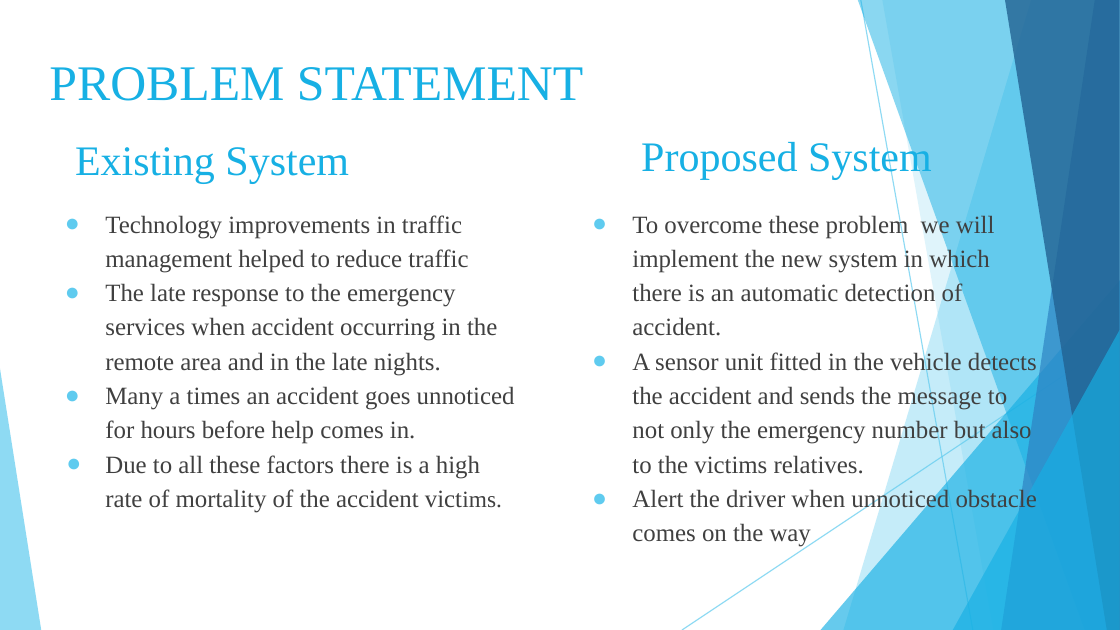
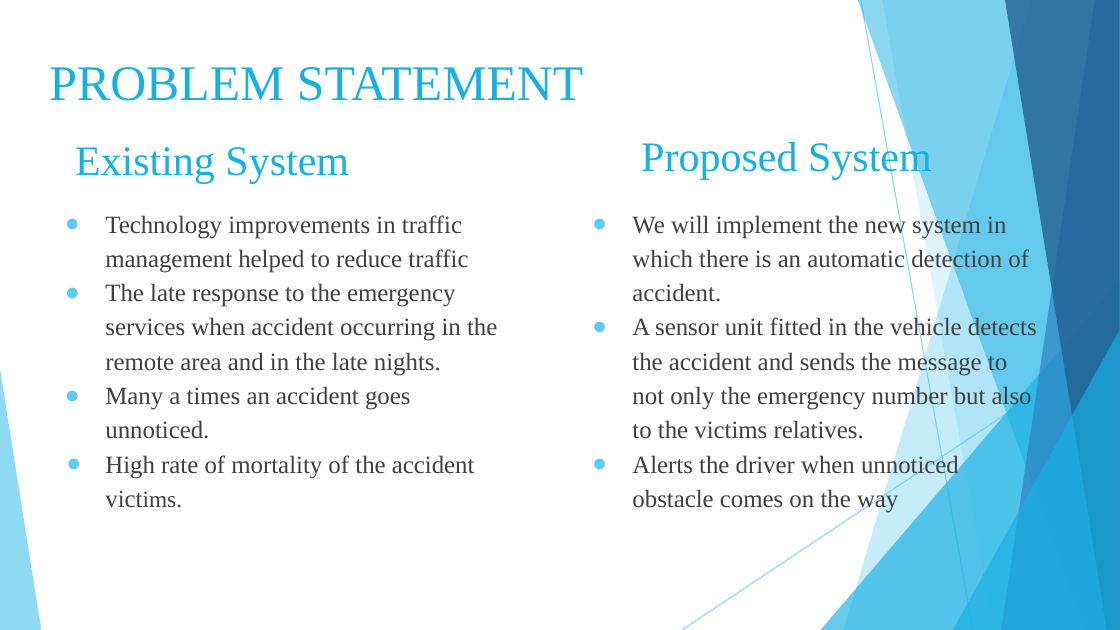
Before and after one commit to Sampanna-T/Major_Project, a slide deck: slide 3 of Doc/Major_Project.pptx. Drawn at 1120x630 pixels with LibreOffice and Linux fonts; fonts in the diff are those of the drawing. Boxes give left, top, right and bottom in pixels: in the first picture for what was removed or moved away, otherwise in the second. Text is boxed around its words. In the diff, an @@ line names an element or a change of style, - is before the commit and + after.

```diff
--- a/Doc/Major_Project.pptx
+++ b/Doc/Major_Project.pptx
@@ text at (632, 213, 1029, 302): text changed @@
-● To overcome these problem we will implement the new system in which there is an automatic detection of accident.
+● We will implement the new system in which there is an automatic detection of accident.
@@ text at (105, 386, 475, 479): text changed @@
-● Many a times an accident goes unnoticed for hours before help comes in.
-● Due to all these factors there is a high rate of mortality of the accident victims.
+● Many a times an accident goes unnoticed.
+● High rate of mortality of the accident victims.
@@ text at (632, 453, 959, 513): text changed @@
-● Alert the driver when unnoticed obstacle comes on the way
+● Alerts the driver when unnoticed obstacle comes on the way
```
Also in this commit, not shown: 14 other slides changed, 5 slides removed, 1 other file.
